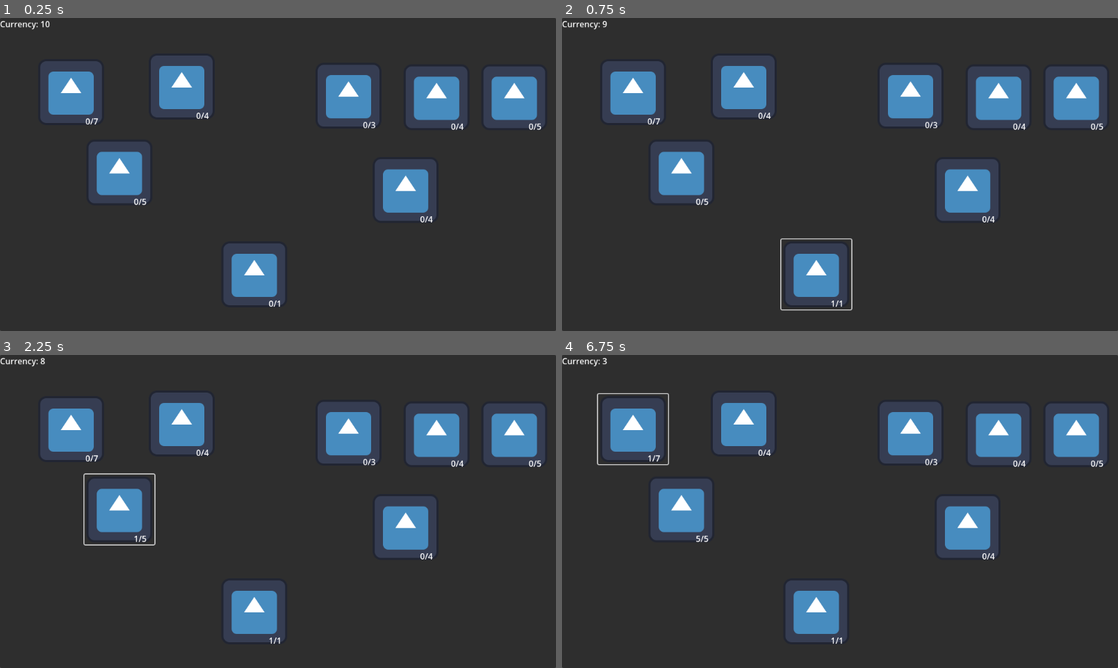
Above: before the commit, frames 1-4 (two rows, left to right).
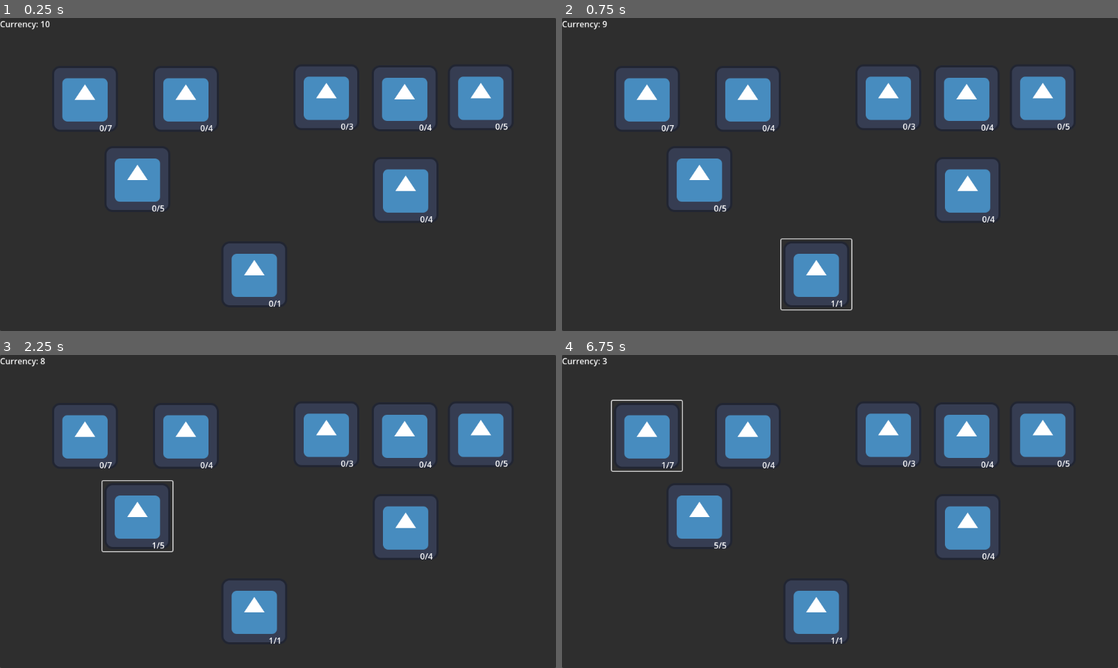
Above: after the commit, the same moments.

Repository: JasonHend/Godot-Skill-Tree
Game: Godot game, scene res://skill_tree.tscn
Same seed, same stepped clock (60 frames per second), same inputs: the game is played once before the commit and once after it. The project has no main scene, so this scene is started directly. The engine's default icon, where the game draws it, is replaced by a stand-in: a white triangle on a blue panel in a dark square.
Inputs:
- Up to frame 1 (0.25 s): no input
- Up to frame 2 (0.75 s): click "0/1" at 0.5 s
- Up to frame 3 (2.25 s): click "1/1" at 1.25 s; click "0/5" at 2 s
- Up to frame 4 (6.75 s): click "1/5" at 2.75 s; click "2/5" at 3.5 s; click "3/5" at 4.25 s; click "4/5" at 5 s; click "5/5" at 5.75 s; click "0/7" at 6.5 s

The runs differ from the first frame. In frame 1, 13% of the frame differs, in the area x 7-98%, y 12-62%; in frame 2, 13%; in frame 3, 13%, in the area x 7-98%, y 12-64%; in frame 4, 13%.

Commit message:
Added in documentation assets

Diff:
--- a/skill-tree/skill_tree.tscn
+++ b/skill-tree/skill_tree.tscn
@@ -30,26 +30,26 @@
 
 [node name="2" parent="Panel/1" instance=ExtResource("1_sknkn")]
 layout_mode = 0
-offset_left = -262.0
-offset_top = -198.0
-offset_right = -126.0
-offset_bottom = -62.0
+offset_left = -227.0
+offset_top = -185.0
+offset_right = -91.0
+offset_bottom = -49.0
 times_purchasable = 5
 
 [node name="4" parent="Panel/1/2" instance=ExtResource("1_sknkn")]
 layout_mode = 0
-offset_left = -94.0
+offset_left = -102.0
 offset_top = -156.0
-offset_right = 42.0
+offset_right = 34.0
 offset_bottom = -20.0
 times_purchasable = 7
 
 [node name="5" parent="Panel/1/2" instance=ExtResource("1_sknkn")]
 layout_mode = 0
-offset_left = 121.0
-offset_top = -167.0
-offset_right = 257.0
-offset_bottom = -31.0
+offset_left = 94.0
+offset_top = -156.0
+offset_right = 230.0
+offset_bottom = -20.0
 times_purchasable = 4
 
 [node name="3" parent="Panel/1" instance=ExtResource("1_sknkn")]
@@ -62,25 +62,25 @@
 
 [node name="6" parent="Panel/1/3" instance=ExtResource("1_sknkn")]
 layout_mode = 0
-offset_left = -111.0
-offset_top = -183.0
-offset_right = 25.0
-offset_bottom = -47.0
+offset_left = -154.0
+offset_top = -180.0
+offset_right = -18.0
+offset_bottom = -44.0
 times_purchasable = 3
 
 [node name="7" parent="Panel/1/3" instance=ExtResource("1_sknkn")]
 layout_mode = 0
-offset_left = 60.0
-offset_top = -180.0
-offset_right = 196.0
-offset_bottom = -44.0
+offset_left = -2.0
+offset_top = -178.0
+offset_right = 134.0
+offset_bottom = -42.0
 times_purchasable = 4
 
 [node name="8" parent="Panel/1/3" instance=ExtResource("1_sknkn")]
 layout_mode = 0
-offset_left = 211.0
+offset_left = 146.0
 offset_top = -180.0
-offset_right = 347.0
+offset_right = 282.0
 offset_bottom = -44.0
 times_purchasable = 5
 
Not shown, added: skill-tree/export_presets.cfg
Not shown, added: DocumentationAssets/function.PNG
Not shown, added: DocumentationAssets/instantiate.PNG
Not shown, added: DocumentationAssets/match.PNG
Not shown, added: DocumentationAssets/node.PNG
